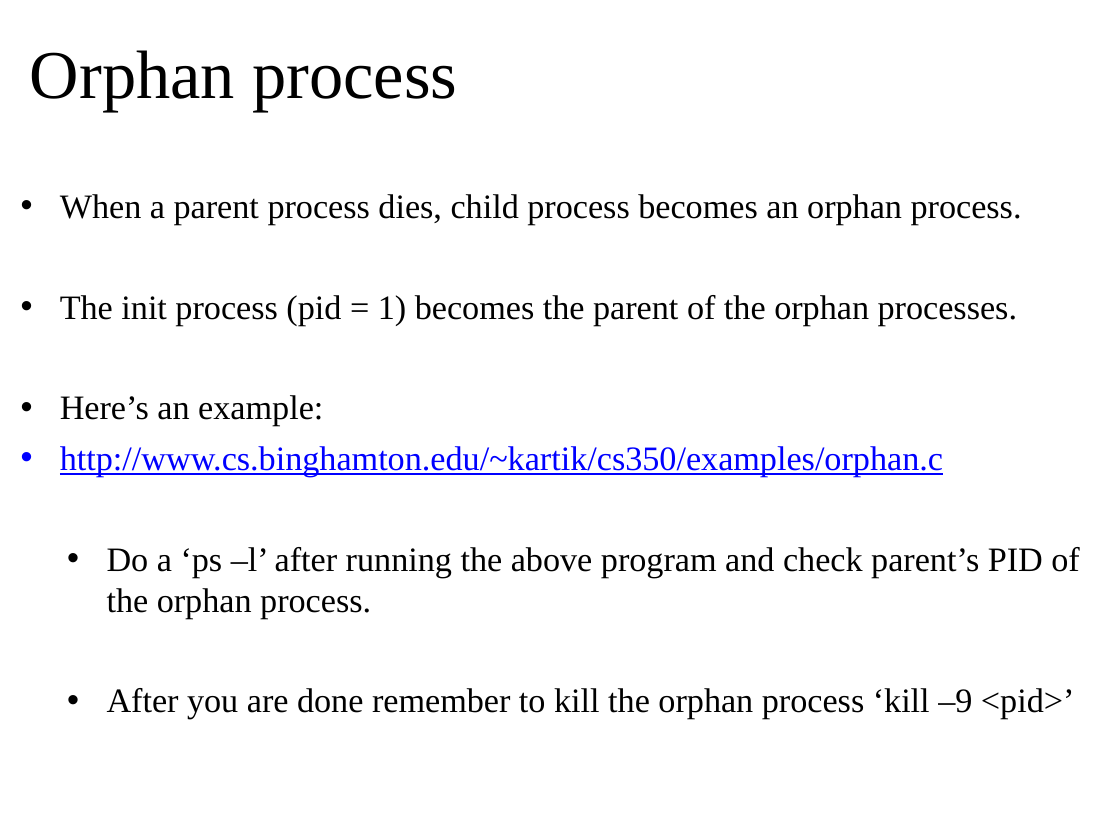
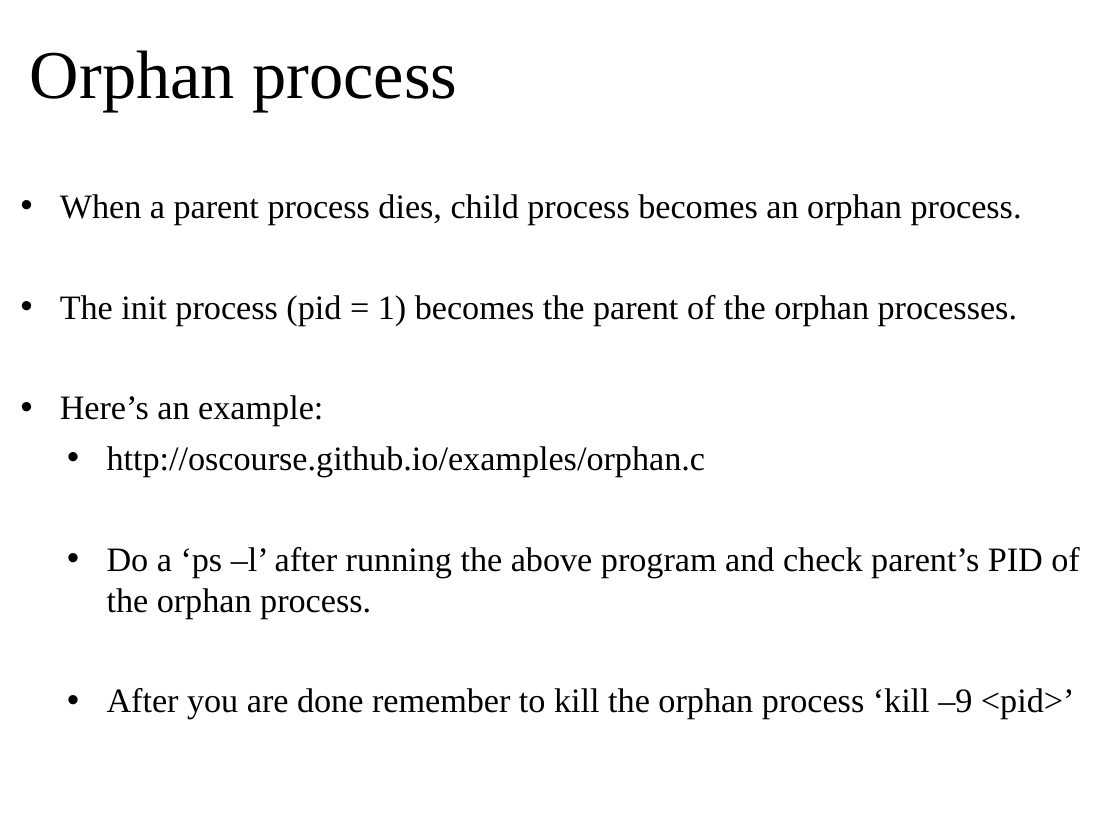
Before and after one commit to oscourse/oscourse.github.io, a slide deck: slide 22 of slides/processes.pptx. Drawn at 1120x840 pixels with LibreOffice and Linux fonts; fonts in the diff are those of the drawing. Boxes give left, top, right and bottom in pixels: in the first picture for what was removed or moved away, otherwise in the second. Text is boxed around its words. In the diff, an @@ line names an element or a change of style, - is before the commit and + after.

```diff
--- a/slides/processes.pptx
+++ b/slides/processes.pptx
@@ text at box(107, 446, 706, 477): text changed; text colour #0000FF to #000000 @@
-• http://www.cs.binghamton.edu/~kartik/cs350/examples/orphan.c
+  • http://oscourse.github.io/examples/orphan.c
```
Also in this commit, not shown: 2 other slides changed, 1 other file.
